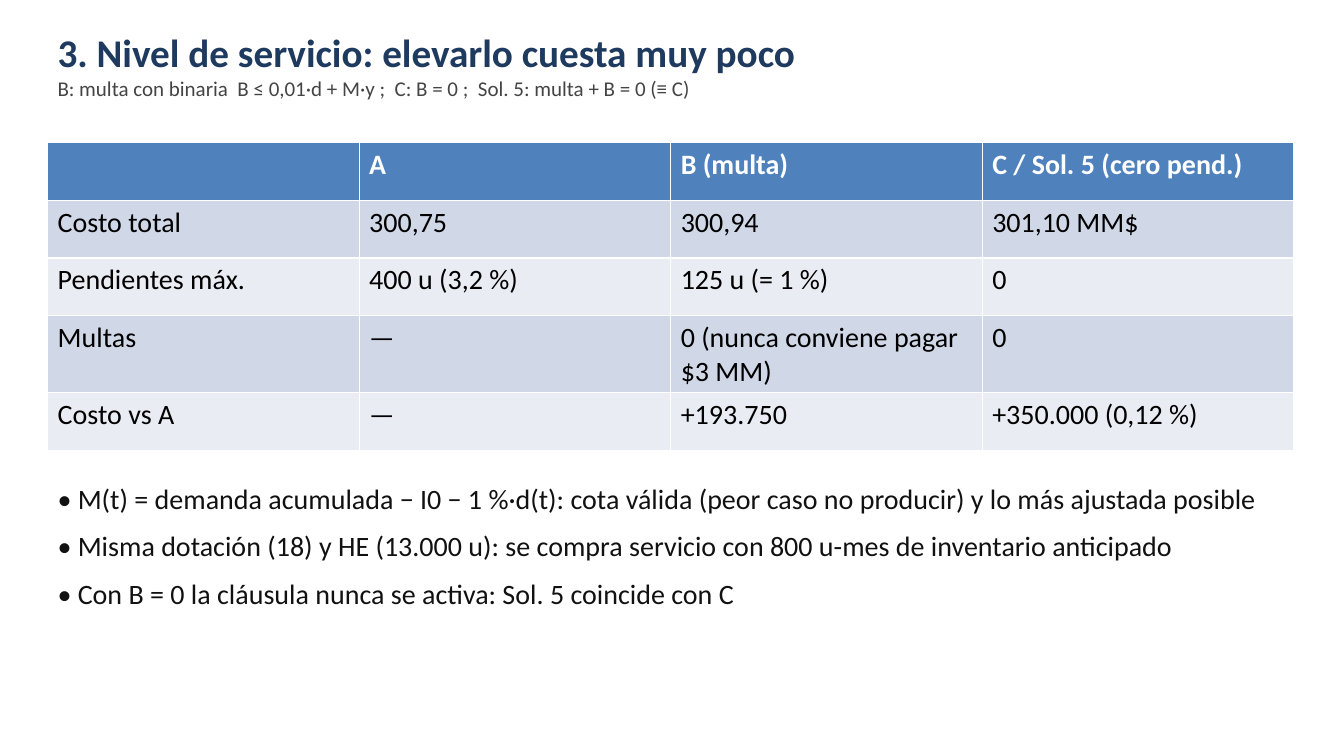
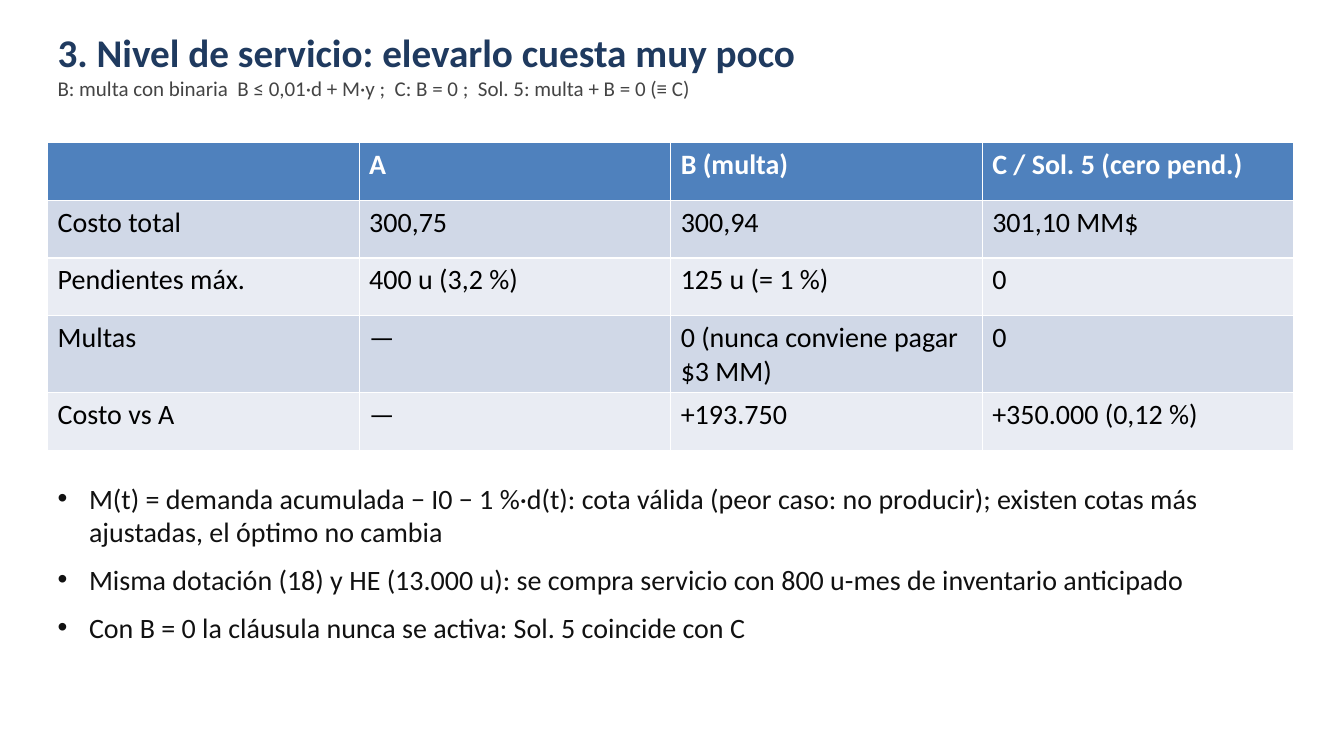
Before and after one commit to cdevidts/GDO-proyecto, a slide deck: slide 4 of proyecto/04_presentacion/Presentacion_Ventisur.pptx. Drawn at 1344x756 pixels with LibreOffice and Linux fonts; fonts in the diff are those of the drawing. Boxes give left, top, right and bottom in pixels: in the first picture for what was removed or moved away, otherwise in the second. Text is boxed around its words. In the diff, an @@ line names an element or a change of style, - is before the commit and + after.

```diff
--- a/proyecto/04_presentacion/Presentacion_Ventisur.pptx
+++ b/proyecto/04_presentacion/Presentacion_Ventisur.pptx
@@ text at box(89, 488, 1197, 639): text changed @@
-• M(t) = demanda acumulada − I0 − 1 %·d(t): cota válida (peor caso no producir) y lo más ajustada posible
-• Misma dotación (18) y HE (13.000 u): se compra servicio con 800 u-mes de inventario anticipado
-• Con B = 0 la cláusula nunca se activa: Sol. 5 coincide con C
+• M(t) = demanda acumulada − I0 − 1 %·d(t): cota válida (peor caso: no producir); existen cotas más ajustadas, el óptimo no cambia
+• Misma dotación (18) y HE (13.000 u): se compra servicio con 800 u-mes de inventario anticipado
+• Con B = 0 la cláusula nunca se activa: Sol. 5 coincide con C
```
Also in this commit, not shown: 6 other slides changed, 23 other files.
